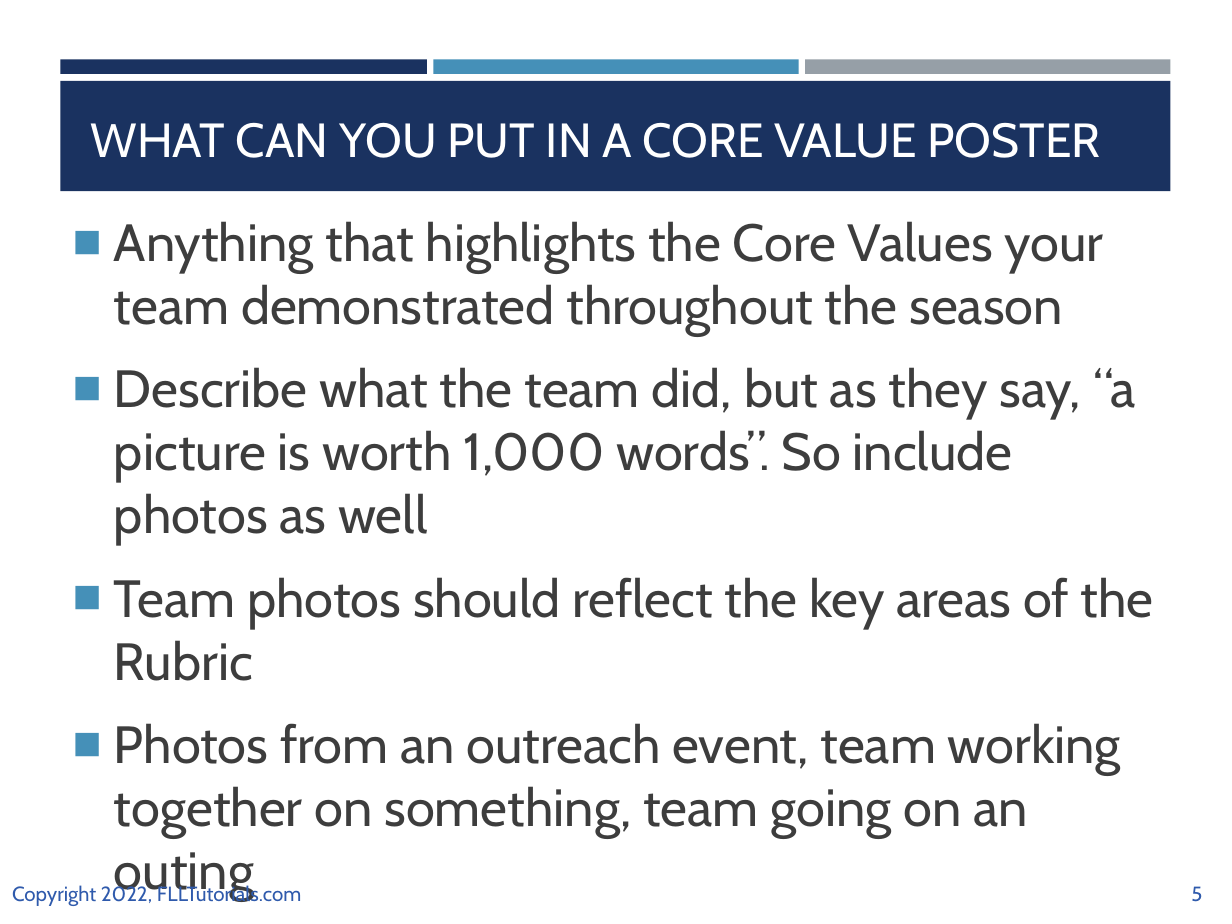
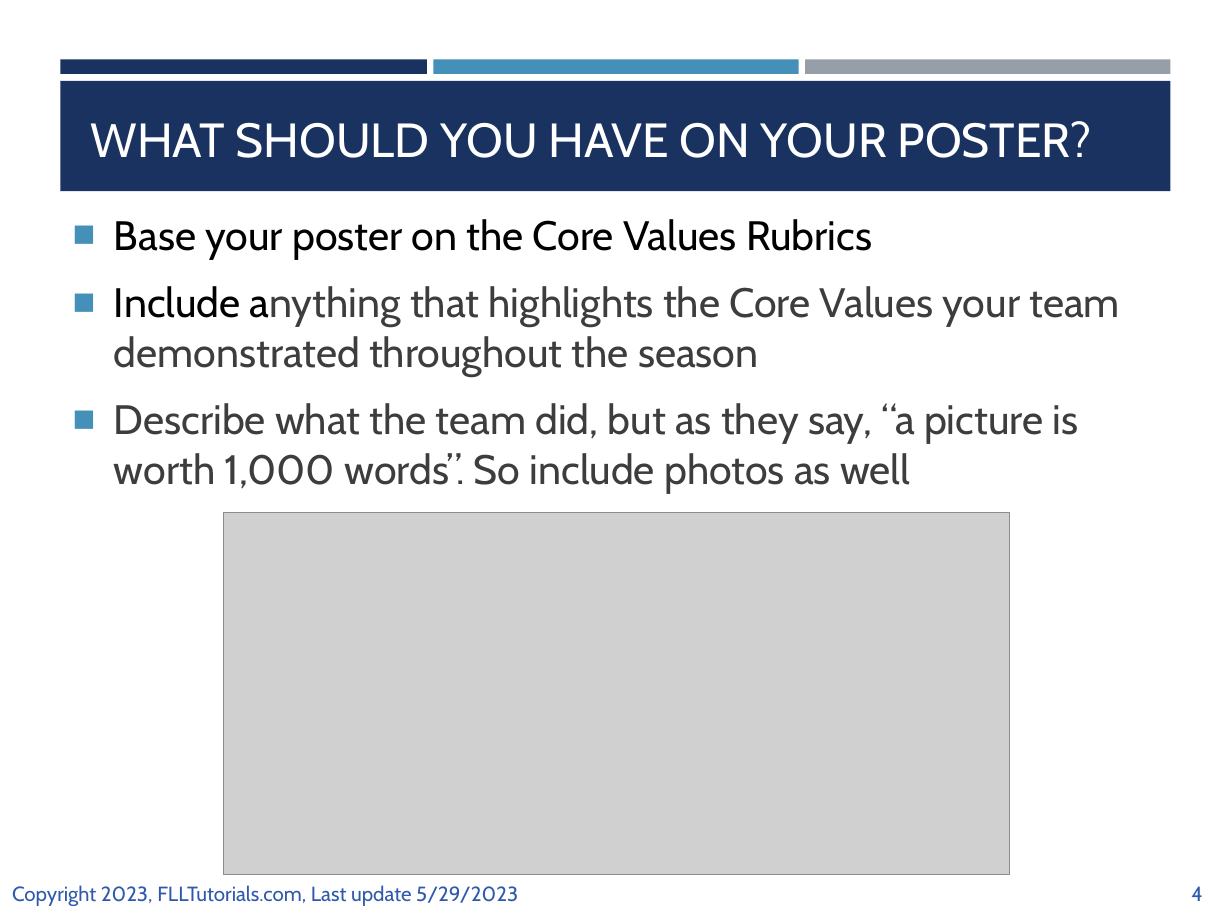
Before and after one commit to ev3lessons/FLL-Tutorials, a slide deck: slide 4 of translations/en-us/CoreValues/CVPoster.pptx (slide 5 before the commit). Drawn at 1232x924 pixels with LibreOffice and Linux fonts; fonts in the diff are those of the drawing; grey boxes stand for pictures. Boxes give left, top, right and bottom in pixels: in the first picture for what was removed or moved away, otherwise in the second. Text is boxed around its words. In the diff, an @@ line names an element or a change of style, - is before the commit and + after.

```diff
--- a/translations/en-us/CoreValues/CVPoster.pptx
+++ b/translations/en-us/CoreValues/CVPoster.pptx
@@ title at [91, 121, 1092, 158]: text changed @@
-WHAT CAN YOU PUT IN A CORE VALUE POSTER
+WHAT SHOULD YOU HAVE ON YOUR POSTER?
@@ text at [114, 219, 1119, 376]: text changed; size 30.6 to 24 pt @@
-■ Anything that highlights the Core Values your team demonstrated throughout the season
+■ Base your poster on the Core Values Rubrics
+■ Include anything that highlights the Core Values your team demonstrated throughout the season
@@ text at [114, 403, 1079, 494]: size 30.6 to 24 pt in "Describe what the team did, but as ..."; less space between paragraphs @@
@@ picture added at [223, 513, 1009, 875] @@
@@ text at [114, 577, 1154, 901]: paragraphs removed @@
-■ Team photos should reflect the key areas of the Rubric
-■ Photos from an outreach event, team working together on something, team going on an outing
@@ text at [12, 885, 518, 906]: text changed @@
-Copyright 2022, FLLTutorials.com
+Copyright 2023, FLLTutorials.com, Last update 5/29/2023
@@ page number at [1191, 886, 1202, 901]: text changed @@
-5
+4
```
Also in this commit, not shown: 8 other slides changed, 1 slide removed, 33 other files.
